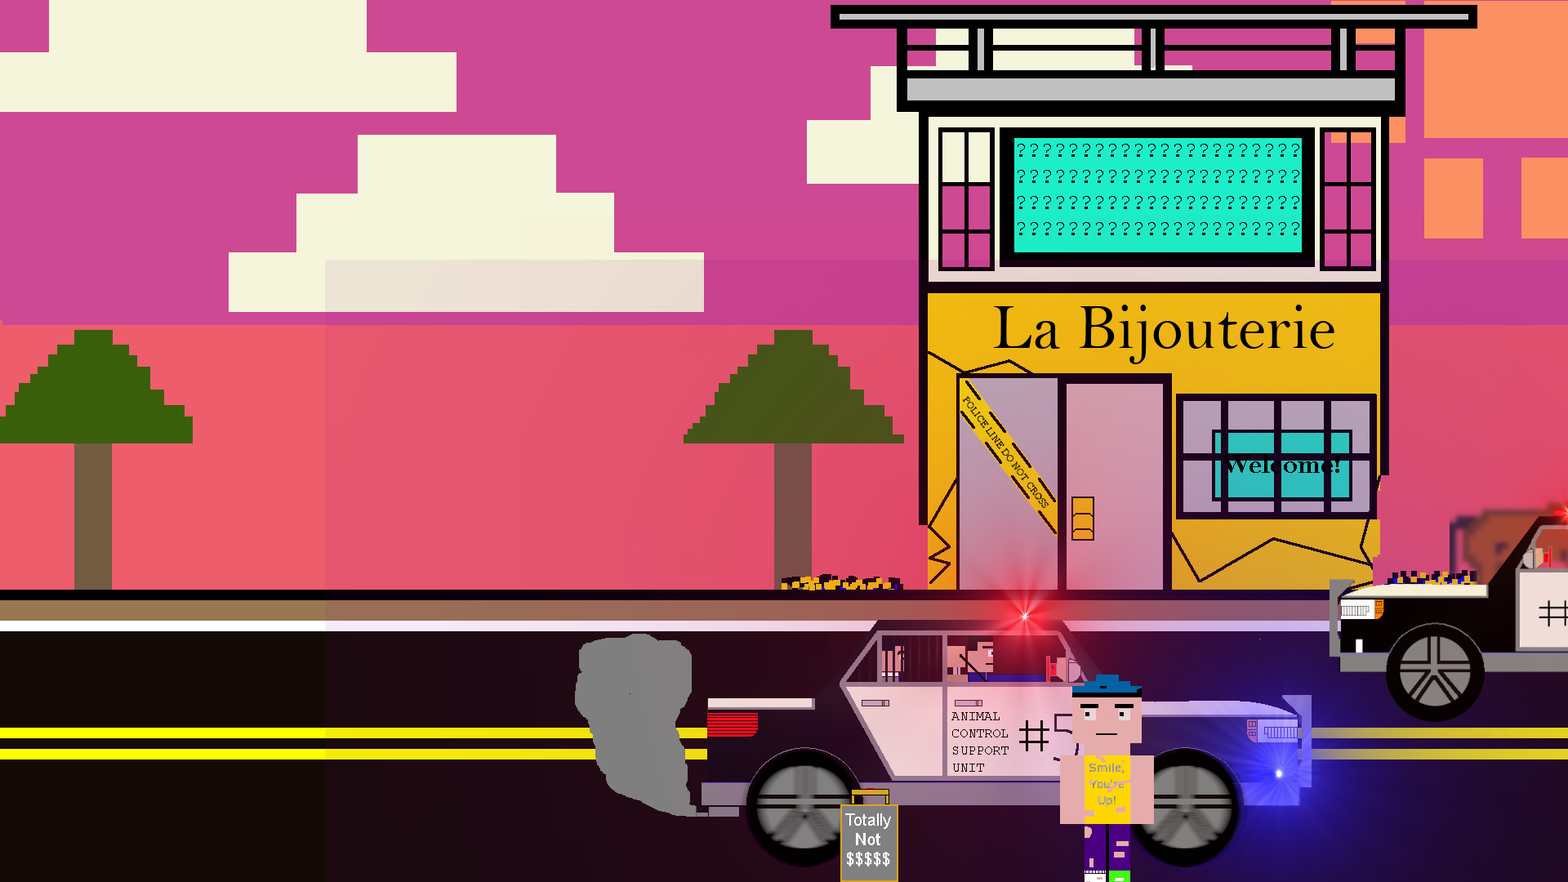
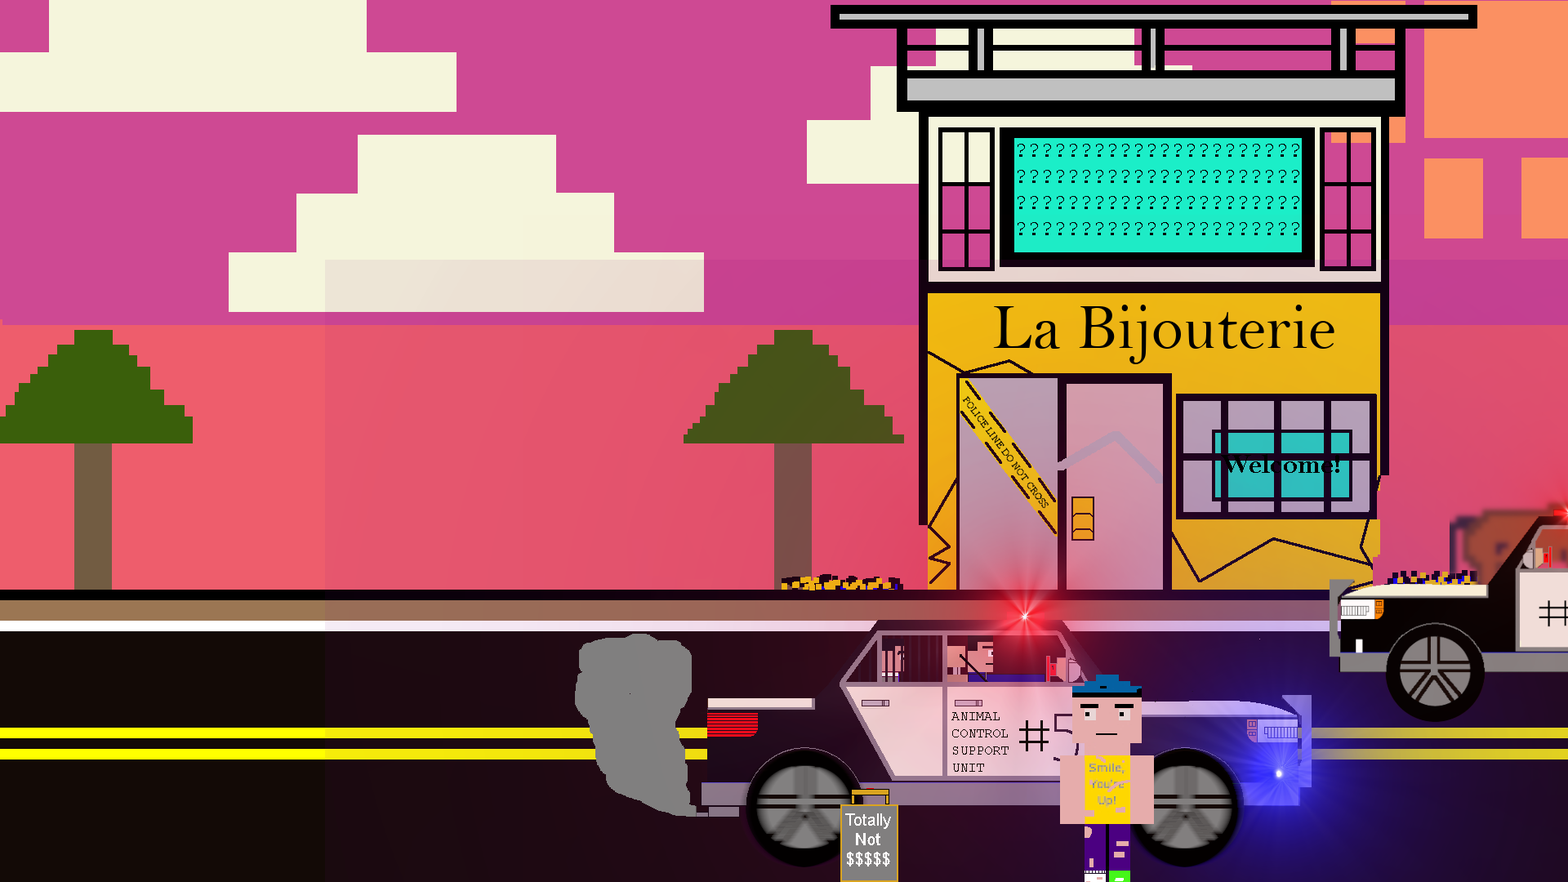
The second w=1568, h=882 image is a revision of the first. Changes to its layers:
added layer "Background copy #8" above "Background copy #7" over [1057, 431, 1163, 484]
hid "Background copy #7" over [1057, 431, 1163, 484]